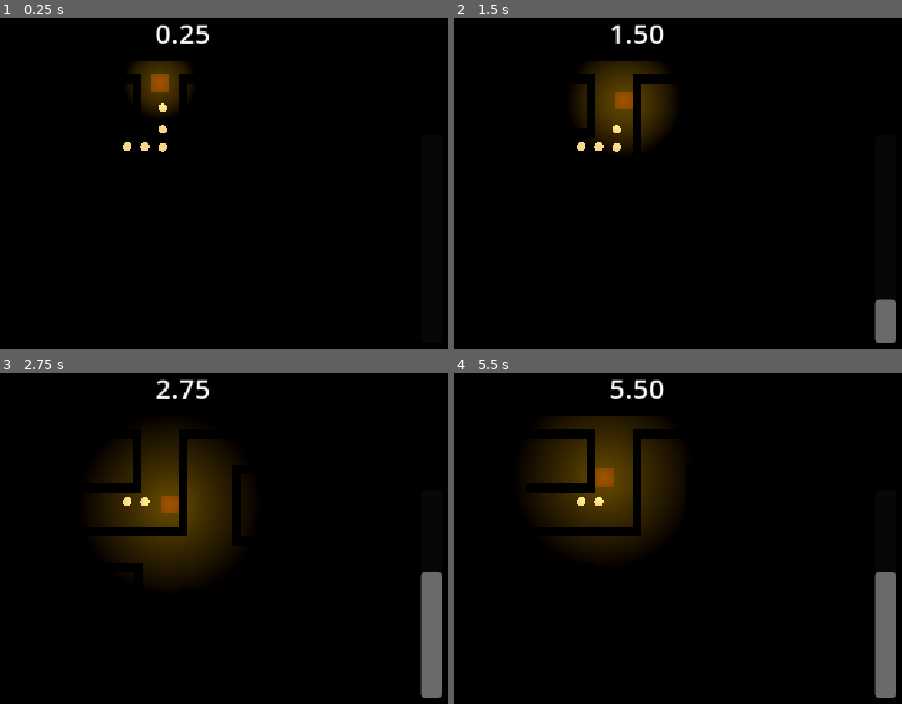
Above: before the commit, frames 1-4 (two rows, left to right).
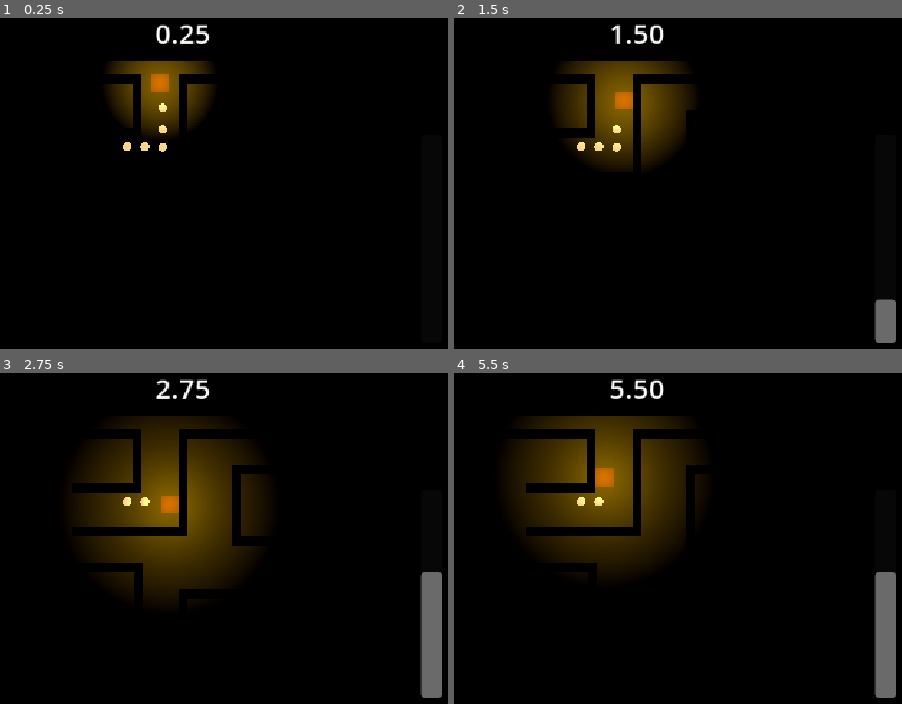
Above: after the commit, the same moments.

Repository: danijmoss/LightMaze
Game: Godot game, scene res://Scenes/main.tscn
Two runs of this game, one before a commit and one after it. Both use one fixed random seed, a clock stepped at 60 frames per second and the inputs below.
Inputs:
- Up to frame 1 (0.25 s): no input
- Up to frame 2 (1.5 s): hold Right (ui_right) 0.53-1.28 s; hold Down (ui_down) from 1.28 s (still down)
- Up to frame 3 (2.75 s): release Down (ui_down) at 2.03 s; hold Right (ui_right) from 2.03 s (still down)
- Up to frame 4 (5.5 s): release Right (ui_right) at 2.78 s; hold Up (ui_up) 2.78-3.53 s; hold Left (ui_left) 3.53-5.03 s; hold Down (ui_down) from 5.03 s (still down)

The runs differ from the first frame. In frame 1, 3.4% of the frame differs, in the area x 24-48%, y 12-36%; in frame 2, 6.6%, in the area x 22-54%, y 12-46%; in frame 3, 5.8%; in frame 4, 5.5%.

Commit message:
Darken maze, player light only

Diff:
--- a/Scenes/player.tscn
+++ b/Scenes/player.tscn
@@ -19,4 +19,5 @@
 [node name="OmniLight3D" type="OmniLight3D" parent="." unique_id=408069988]
 transform = Transform3D(1, 0, 0, 0, 1, 0, 0, 0, 1, 0, 1.5, 0)
 light_color = Color(0.88235295, 0.6666667, 0, 1)
-omni_range = 3.0
+light_energy = 2.0
+omni_range = 4.0
